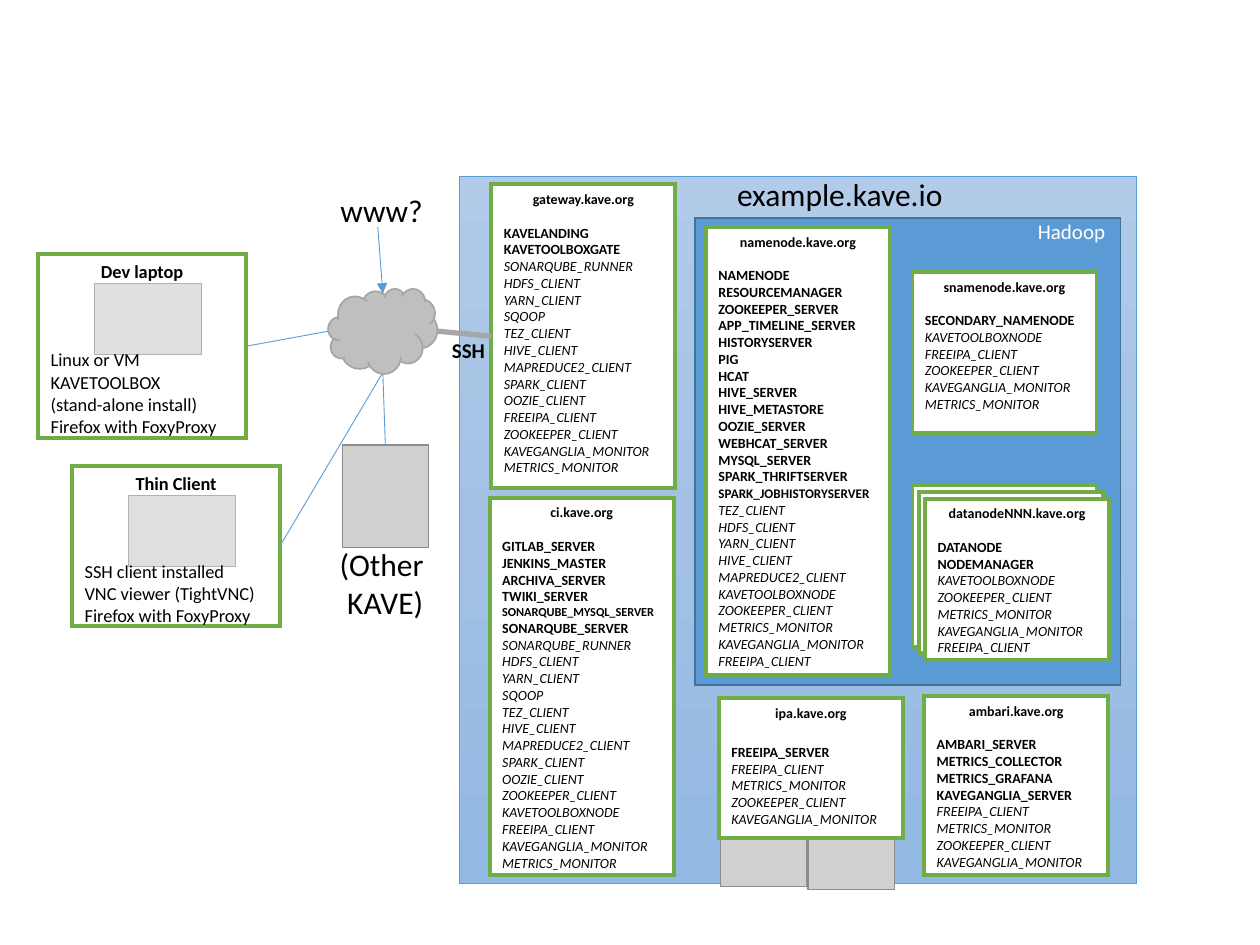
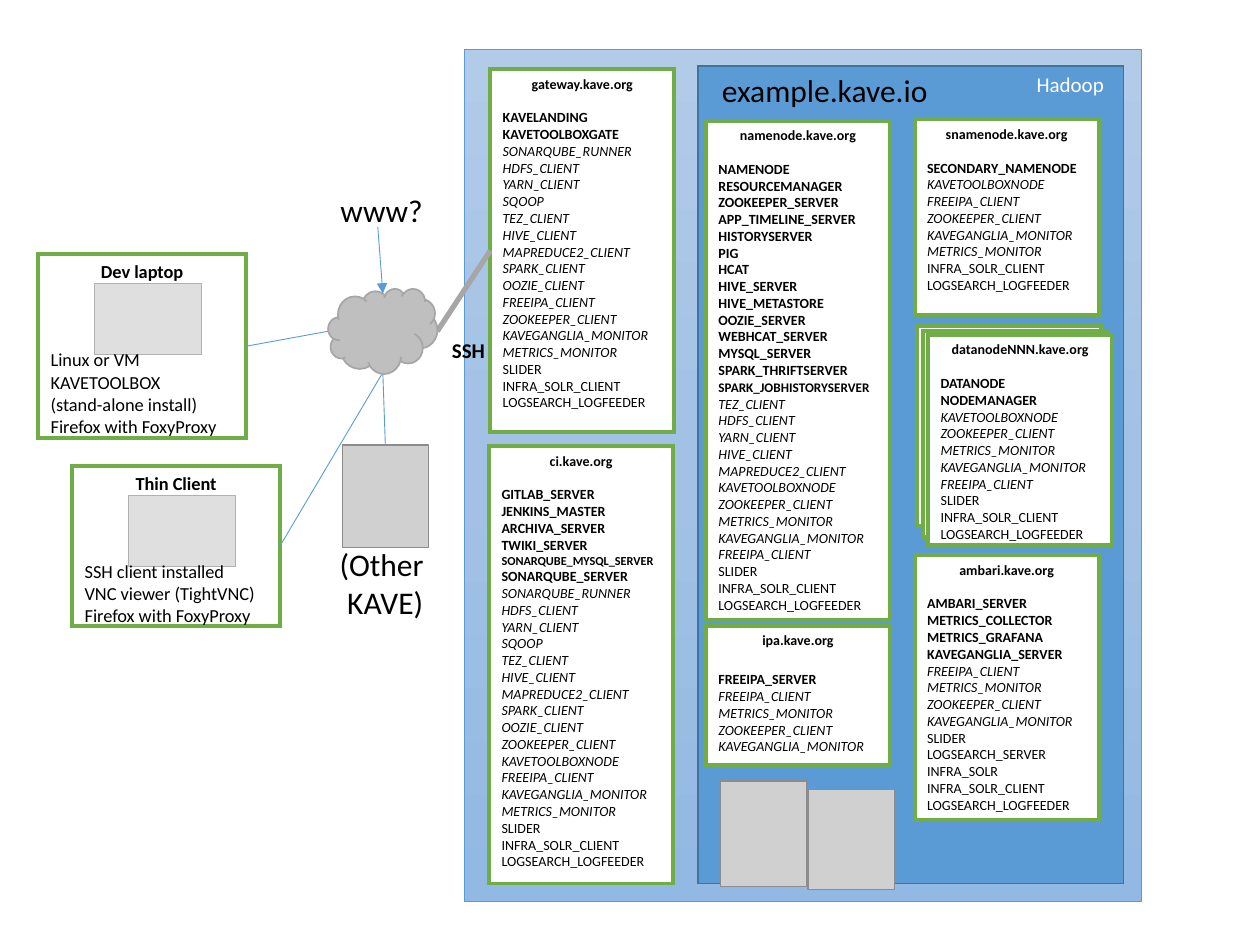
Before and after one commit to KaveIO/AmbariKave, a slide deck: slide 2 of Figs/KaveExamples.pptx. Drawn at 1260x945 pixels with LibreOffice and Linux fonts; fonts in the diff are those of the drawing; grey boxes stand for pictures. Boxes give left, top, right and bottom in pixels: in the first picture for what was removed or moved away, otherwise in the second. Text is boxed around its words. In the diff, an @@ line names an element or a change of style, - is before the commit and + after.

```diff
--- a/Figs/KaveExamples.pptx
+++ b/Figs/KaveExamples.pptx
@@ rectangle: place and size @@
-rectangle at bbox=[460, 176, 1137, 883]
+rectangle at bbox=[465, 49, 1142, 902]
@@ rectangle "gateway.kave.org": place and size @@
-rectangle "gateway.kave.org" at bbox=[491, 184, 675, 488]
+rectangle "gateway.kave.org" at bbox=[490, 69, 674, 432]
@@ rectangle: place and size @@
-rectangle at bbox=[696, 218, 1121, 685]
+rectangle at bbox=[698, 66, 1124, 883]
@@ text "example.kave.io": place and size @@
-text "example.kave.io" at bbox=[737, 184, 942, 211]
+text "example.kave.io" at bbox=[722, 80, 927, 107]
@@ text "Hadoop": place and size @@
-text "Hadoop" at bbox=[1038, 224, 1105, 243]
+text "Hadoop" at bbox=[1037, 77, 1104, 96]
@@ rectangle "namenode.kave.org": place and size @@
-rectangle "namenode.kave.org" at bbox=[706, 227, 890, 675]
+rectangle "namenode.kave.org" at bbox=[706, 121, 890, 620]
@@ rectangle "snamenode.kave.org": place and size @@
-rectangle "snamenode.kave.org" at bbox=[912, 272, 1096, 433]
+rectangle "snamenode.kave.org" at bbox=[915, 120, 1099, 315]
@@ line moved from (437, 331) - (491, 336) to (437, 331) - (490, 251) @@
@@ text in rectangle at bbox=[927, 264, 1070, 292]: paragraphs added @@
+INFRA_SOLR_CLIENT
+LOGSEARCH_LOGFEEDER
@@ rectangle "datanodeNNN.kave.org": place and size @@
-rectangle "datanodeNNN.kave.org" at bbox=[912, 485, 1096, 646]
+rectangle "datanodeNNN.kave.org" at bbox=[917, 326, 1101, 527]
@@ rectangle "datanodeNNN.kave.org": place and size @@
-rectangle "datanodeNNN.kave.org" at bbox=[919, 491, 1102, 653]
+rectangle "datanodeNNN.kave.org" at bbox=[922, 331, 1106, 537]
@@ rectangle "datanodeNNN.kave.org": place and size @@
-rectangle "datanodeNNN.kave.org" at bbox=[925, 499, 1109, 660]
+rectangle "datanodeNNN.kave.org" at bbox=[929, 335, 1113, 546]
@@ text in rectangle at bbox=[503, 365, 646, 409]: paragraphs added @@
+SLIDER
+INFRA_SOLR_CLIENT
+LOGSEARCH_LOGFEEDER
@@ rectangle "ci.kave.org": place and size @@
-rectangle "ci.kave.org" at bbox=[490, 498, 674, 874]
+rectangle "ci.kave.org" at bbox=[489, 446, 673, 883]
@@ text in rectangle at bbox=[941, 496, 1084, 541]: paragraphs added @@
+SLIDER
+INFRA_SOLR_CLIENT
+LOGSEARCH_LOGFEEDER
@@ text in rectangle at bbox=[718, 567, 861, 612]: paragraphs added @@
+SLIDER
+INFRA_SOLR_CLIENT
+LOGSEARCH_LOGFEEDER
@@ rectangle "ambari.kave.org": place and size @@
-rectangle "ambari.kave.org" at bbox=[925, 696, 1109, 874]
+rectangle "ambari.kave.org" at bbox=[915, 556, 1099, 820]
@@ rectangle "ipa.kave.org": place and size @@
-rectangle "ipa.kave.org" at bbox=[719, 698, 903, 838]
+rectangle "ipa.kave.org" at bbox=[706, 626, 890, 766]
@@ text in rectangle at bbox=[927, 734, 1070, 812]: paragraphs added @@
+SLIDER
+LOGSEARCH_SERVER
+INFRA_SOLR
+INFRA_SOLR_CLIENT
+LOGSEARCH_LOGFEEDER
@@ text in rectangle at bbox=[502, 824, 645, 868]: paragraphs added @@
+SLIDER
+INFRA_SOLR_CLIENT
+LOGSEARCH_LOGFEEDER
```
Also in this commit, not shown: 2 other slides changed, 4 other files.
